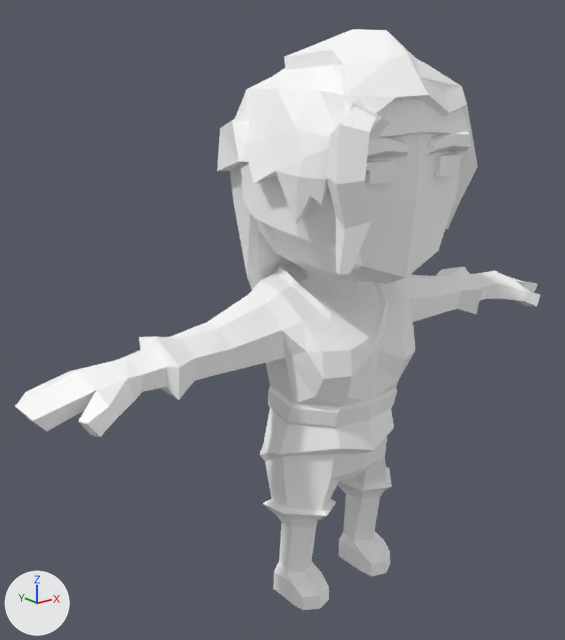
An edit to the glTF model assets/synty/characters_mini/models/SK_Pirates_FemalePirate_01.glb, drawn before and after from the same camera.
The view is the same before and after, from a 50 mm lens placed at (-1.695, -1.814, 1.762), pointed at (-0.112, 0.164, 0.971). Every picture has the same lights, and +X, +Y and +Z are marked at lower left.

The scene before the commit, as lines of its bpy script (objects in view):
```python
mat_mini_chr286 = principled_material('Mini_Chr286')
mat_mini_chr286.base_color = (1.0, 1.0, 1.0)  # white #ffffff
mat_mini_chr286.roughness = 0.553
me_mesh = bpy.data.meshes.new('Mesh')
me_mesh.from_pydata(...)  # 699 vertices, 1335 faces; spans x -1.07..1.07, y -0.38..0.51, z 0.0..1.89
me_mesh.materials.append(mat_mini_chr286)  # white #ffffff
ob_sk_pirates_femalepirate_01 = bpy.data.objects.new('SK_Pirates_FemalePirate_01', me_mesh)
ob_sk_pirates_femalepirate_01.location = (0.0, 0.0, 0.0)
```
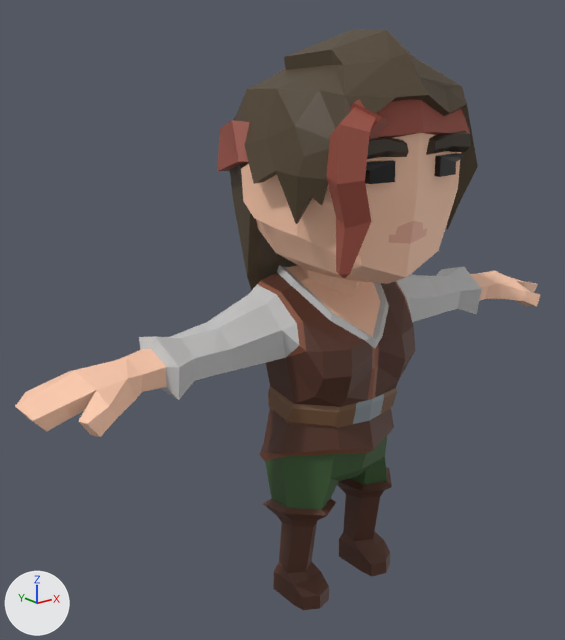
Patch to the scene script:
```diff
--- a/assets/synty/characters_mini/models/SK_Pirates_FemalePirate_01.glb.py
+++ b/assets/synty/characters_mini/models/SK_Pirates_FemalePirate_01.glb.py
@@ img_polygonminis_texture_01_a @@
+img_polygonminis_texture_01_a = load_image('PolygonMinis_Texture_01_A', '_unpacked/PolygonMinis_Texture_01_A', 1024, 1024, 'sRGB')
@@ mat_mini_chr286 @@
 mat_mini_chr286 = principled_material('Mini_Chr286')
-mat_mini_chr286.base_color = (1.0, 1.0, 1.0)  # white #ffffff
+mat_mini_chr286.texture = img_polygonminis_texture_01_a
 mat_mini_chr286.roughness = 0.553
```

Pixel boxes (x1, y1, x2, y2) of what changed, in the pictures (565 x 640 px):
'SK_Pirates_FemalePirate_01', surface changed (white to brown)
    both: (15, 29, 540, 610)
